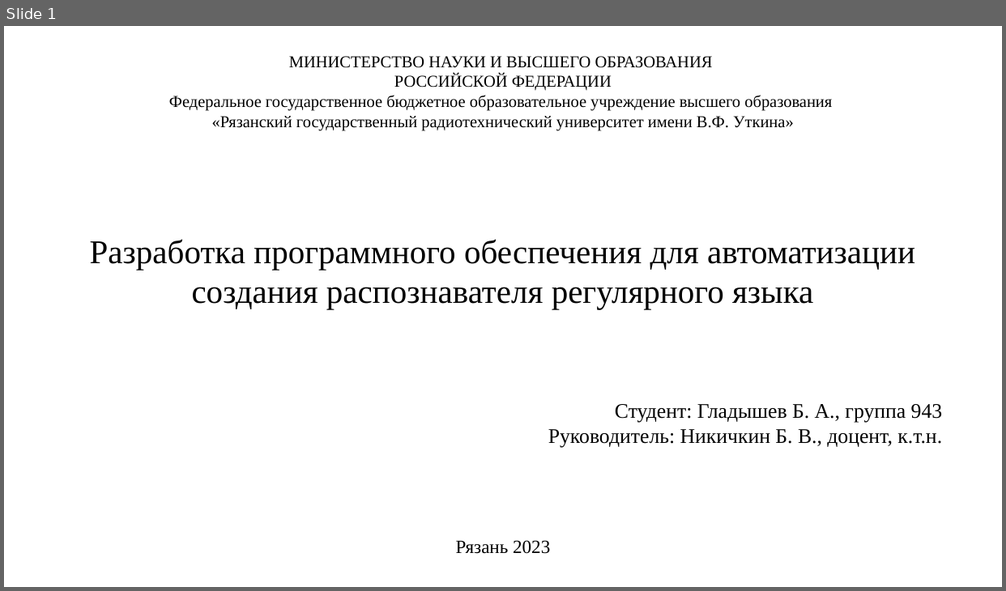
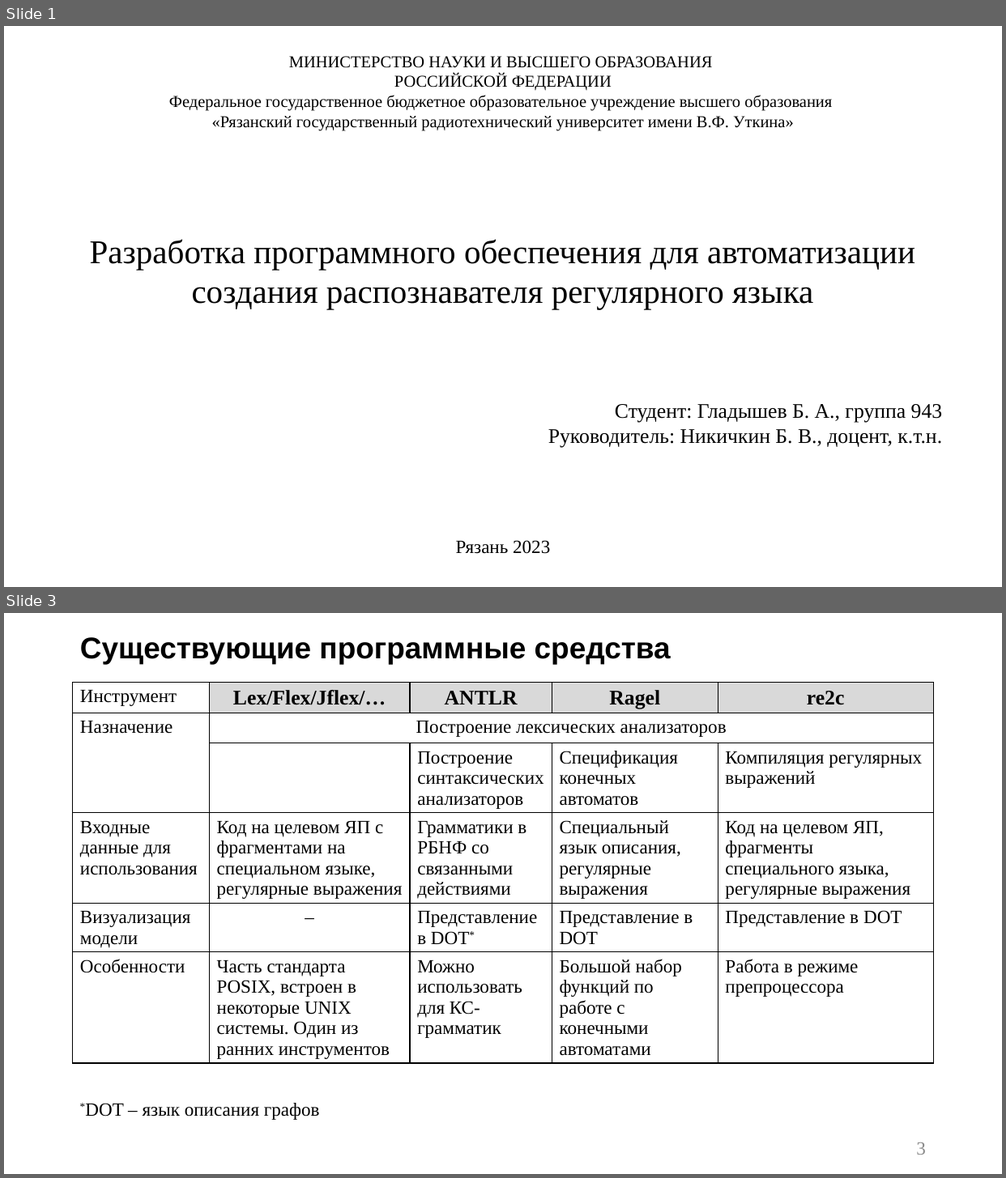
Before and after one commit to p6p62/RecognizerGenerator, a slide deck: Презентация на защиту.pptx. Shown one above the other, each under a label of ours: slide 1 before the commit, slides 1 and 3 after it; the slides between them are not shown. The pictures are 1006x591 and 1006x1178 pixels, drawn with LibreOffice and Linux fonts; fonts in the diff are those of the drawing. Boxes give left, top, right and bottom in pixels: in the first picture for what was removed or moved away, otherwise in the second. Text is boxed around its words. In the diff, an @@ line names an element or a change of style, - is before the commit and + after.

```diff
--- a/Презентация на защиту.pptx
+++ b/Презентация на защиту.pptx
@@ slide 3 added at (4, 613, 1002, 1174), background #FFFFFF @@
@@ title added at (80, 637, 671, 664), 28.8 pt, text #000000, bold @@
+Существующие программные средства
@@ table added at (73, 683, 935, 1090), 6 rows, 5 columns @@
+Инструмент | Lex/Flex/Jflex/… | ANTLR | Ragel | re2c
+Назначение | Построение лексических анализаторов |  |  | 
+ |  | Построение синтаксических анализаторов | Спецификация конечных автоматов | Компиляция регулярных выражений
+Входные данные для использования | Код на целевом ЯП с фрагментами на специальном языке, регулярные выражения | Грамматики в РБНФ со связанными действиями | Специальный язык описания, регулярные выражения | Код на целевом ЯП, фрагменты специального языка, регулярные выражения
+Визуализация модели | – | Представление в DOT* | Представление в DOT | Представление в DOT
+Особенности | Часть стандарта POSIX, встроен в некоторые UNIX системы. Один из ранних инструментов | Можно использовать для КС-грамматик | Большой набор функций по работе с конечными автоматами | Работа в режиме препроцессора
@@ text added at (85, 1103, 320, 1120), 18 pt, text #000000 @@
+*DOT – язык описания графов
@@ page number added at (916, 1143, 926, 1155), 18 pt, text #8C8C8C @@
+3
```
Also in this commit, not shown: 7 slides changed, 6 other slides added, 2 slides removed.
